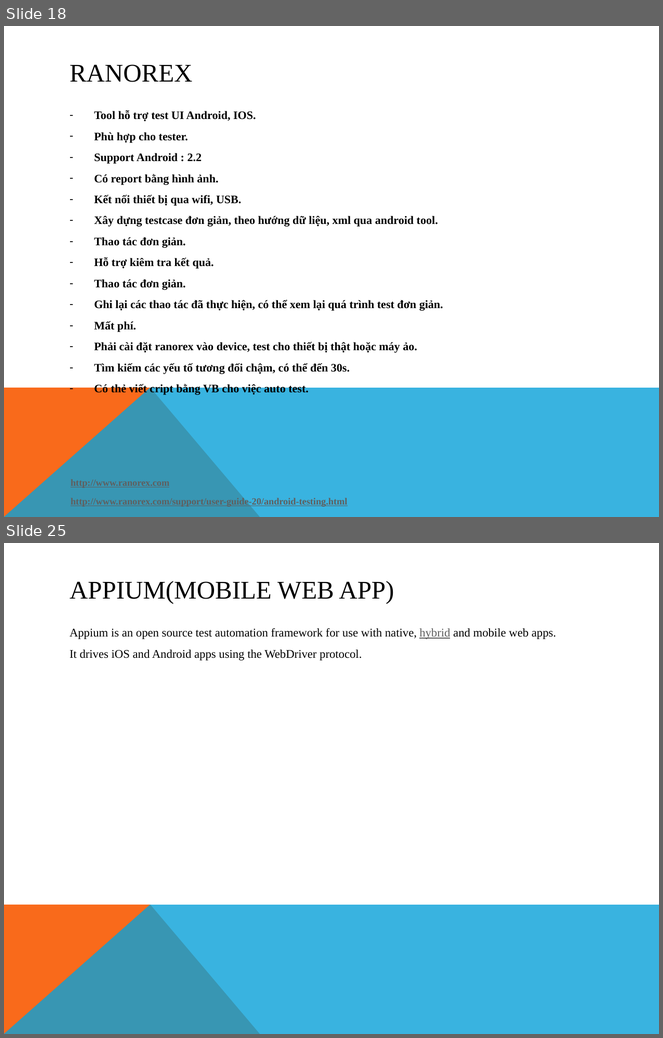
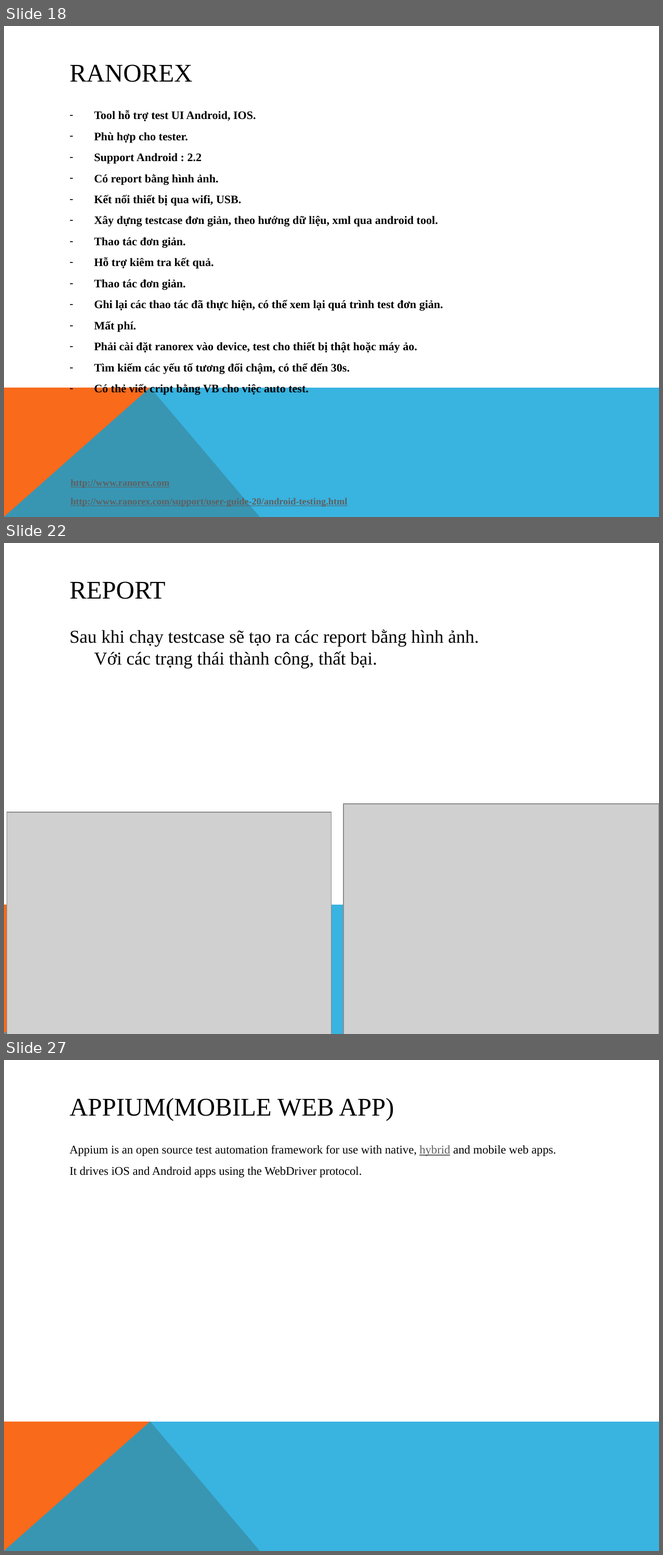
Before and after one commit to fordream/docs, a slide deck: auto-test/Android Autotest Tool.pptx. Shown one above the other, each under a label of ours: slides 18 and 25 before the commit, slides 18, 22 and 27 after it; the slides between them are not shown. The pictures are 663x1038 and 663x1555 pixels, drawn with LibreOffice and Linux fonts; fonts in the diff are those of the drawing; grey boxes stand for pictures. Boxes give left, top, right and bottom in pixels: in the first picture for what was removed or moved away, otherwise in the second. Text is boxed around its words. In the diff, an @@ line names an element or a change of style, - is before the commit and + after.

```diff
--- a/auto-test/Android Autotest Tool.pptx
+++ b/auto-test/Android Autotest Tool.pptx
@@ slide 22 added at [4,543,659,1034], background #FFFFFF; not listed: 2 template elements that a slide beside it also shows @@
@@ title added at [70,581,166,599], 28 pt, text #000000 @@
+REPORT
@@ text added at [70,629,479,668], 20 pt, text #000000 @@
+Sau khi chạy testcase sẽ tạo ra các report bằng hình ảnh.
+Với các trạng thái thành công, thất bại.
@@ picture added at [344,804,659,1034] @@
@@ picture added at [7,812,332,1034] @@
@@ what was slide 25 is now slide 27 @@
```
Also in this commit, not shown: 6 slides changed, 4 other slides added, 3 slides removed.
